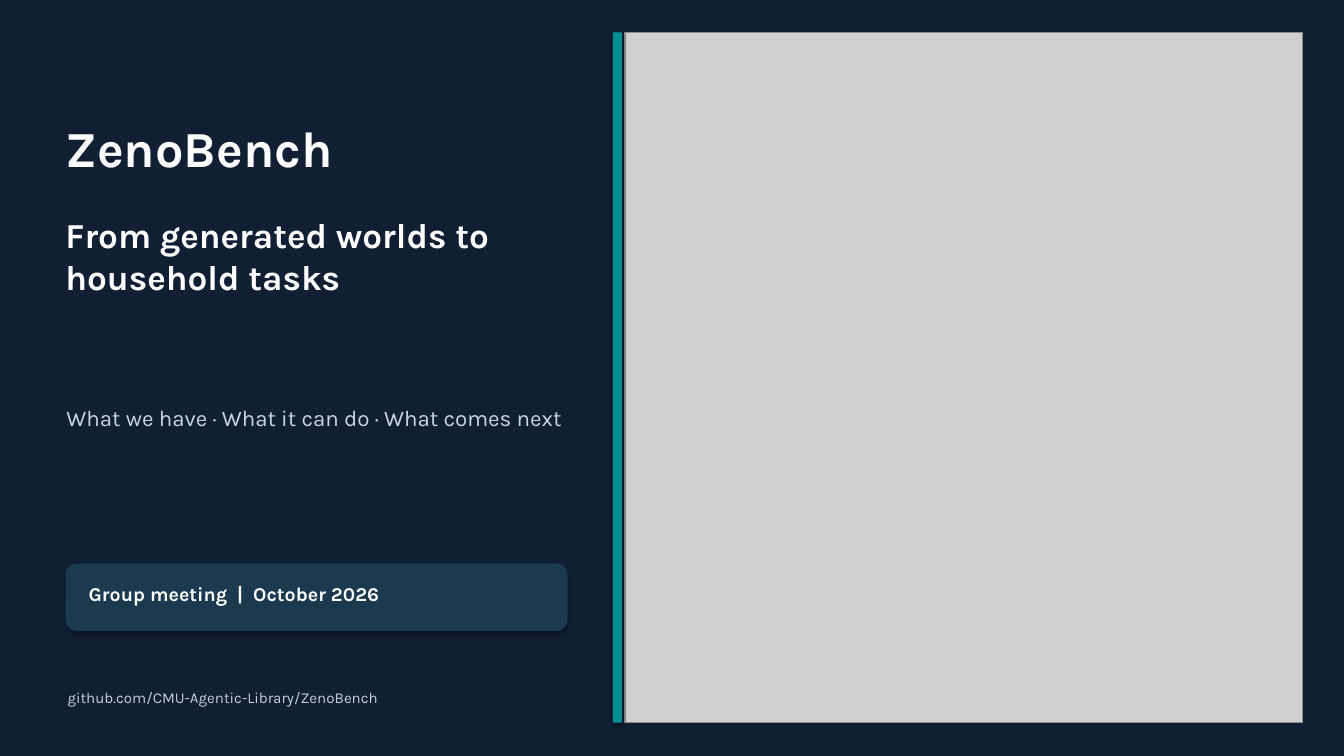
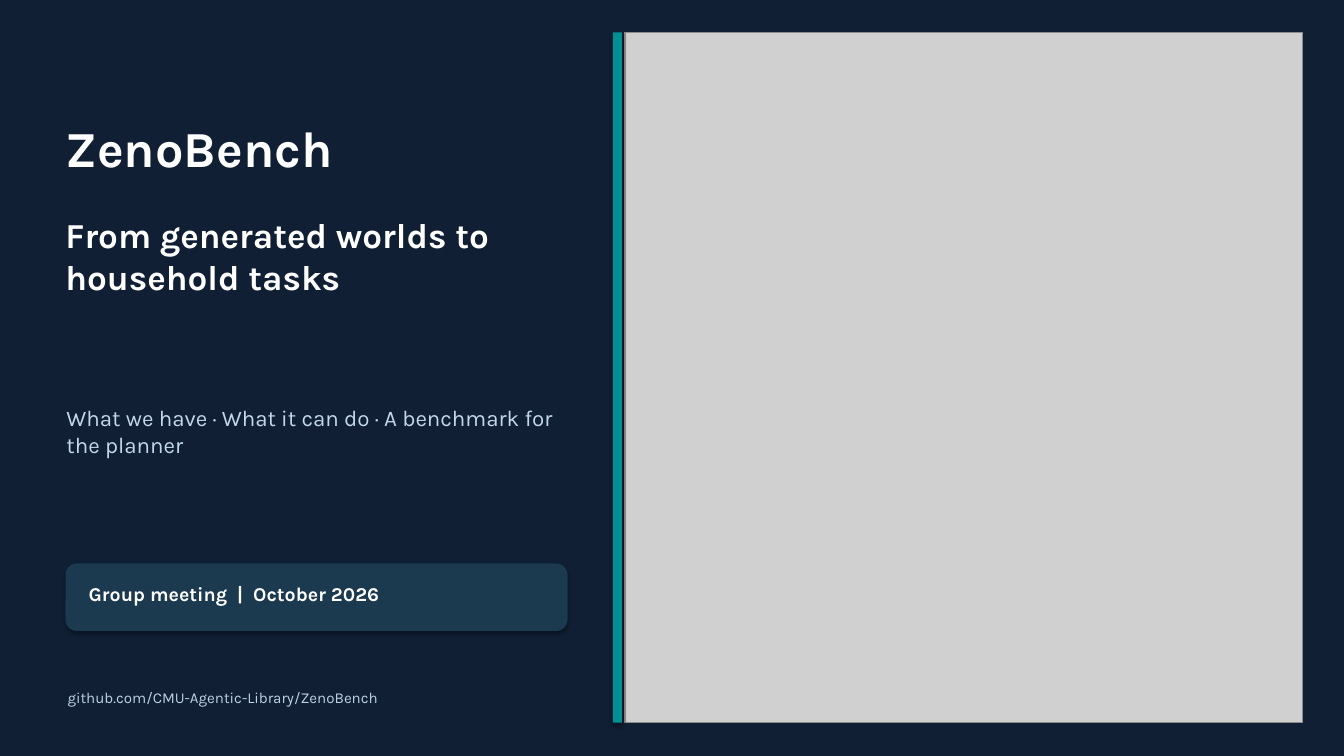
Before and after one commit to CMU-Agentic-Library/ZenoBench, a slide deck: slide 1 of presentations/ZenoBench_group_meeting.pptx. Drawn at 1344x756 pixels with LibreOffice and Linux fonts; fonts in the diff are those of the drawing; grey boxes stand for pictures. Boxes give left, top, right and bottom in pixels: in the first picture for what was removed or moved away, otherwise in the second. Text is boxed around its words. In the diff, an @@ line names an element or a change of style, - is before the commit and + after.

```diff
--- a/presentations/ZenoBench_group_meeting.pptx
+++ b/presentations/ZenoBench_group_meeting.pptx
@@ text at [66, 410, 553, 459]: text changed @@
-What we have · What it can do · What comes next
+What we have · What it can do · A benchmark for the planner
```
Also in this commit, not shown: 8 other slides changed, 9 slides added, 1 slide removed, 13 other files.
